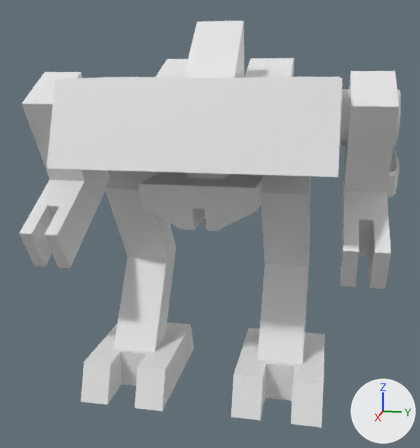
An edit to the Blender file Boss_Mech_Normal_A.blend, drawn before and after from the same camera.
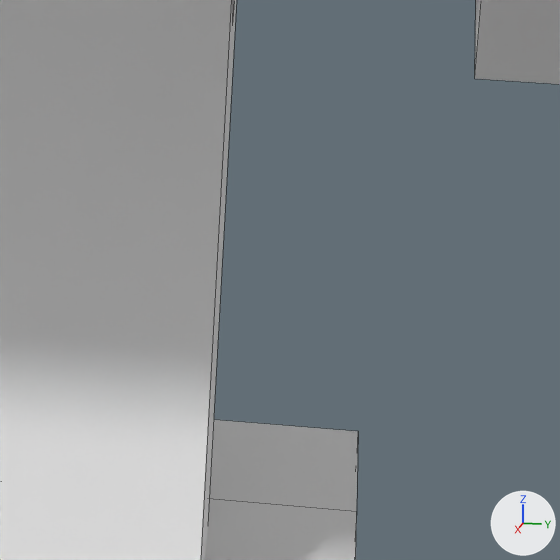
Old and new are each drawn whole from a 50 mm lens placed at (38.9, -11.6, 22.6), pointed at (-2.7, -19.9, 12.3) and again close up on the part from 66% to 84% of the width and 61% to 78% of the height. Arrows for +X, +Y and +Z are at lower right; the lights stay in place. The older version's two pictures come first. The close-ups show mesh edges as thin lines.

The older version as bpy lines, for what is in view:
```python
me_cube_002 = bpy.data.meshes.new('Cube.002')
me_cube_002.from_pydata(...)  # 152 vertices, 152 faces; spans x -1.72..3.74, y -1.0..1.74, z -1.0..1.0
me_cube_003 = bpy.data.meshes.new('Cube.003')
me_cube_003.from_pydata(...)  # 56 vertices, 50 faces; spans x -1.29..1.24, y -1.0..1.0, z -1.0..11.16
ob_left_arm = bpy.data.objects.new('left_arm', me_cube_002)
ob_left_arm.location = (-2.51, -8.9, 17.9)
ob_left_arm.rotation_euler = (0.0, 0.526, 0.0)  # degrees (0, 30, 0)
ob_left_arm.scale = (2.11, 1.41, 4.99)
ob_left_leg = bpy.data.objects.new('left_leg', me_cube_003)
ob_left_leg.location = (-1.56, -14.14, 1.51)
ob_left_leg.scale = (4.02, 3.07, 1.37)
```
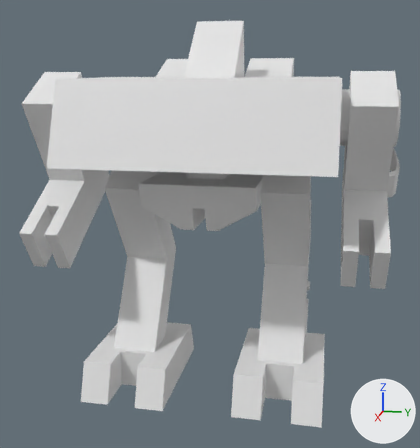
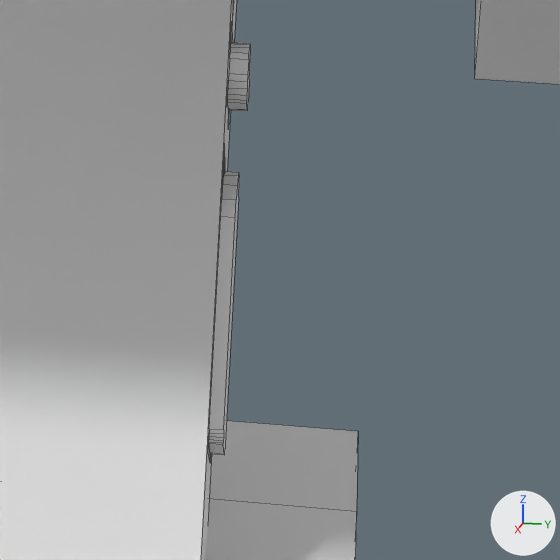
Commit message: detailed left leg

Where the change shows, as pixel boxes [x1, y1, x2, y2] in the close-ups (560 x 560 px):
part 1 of me_cube_003, added
    after: [227, 25, 250, 125]
part 2 of me_cube_003, added
    after: [208, 146, 239, 459]

The change, as a diff of the scene's bpy script:
```diff
--- a/Boss_Mech_Normal_A.blend.py
+++ b/Boss_Mech_Normal_A.blend.py
@@ me_cube_003 @@
 # used by ob_left_leg; location = (-1.56, -14.14, 1.51); scale = (4.02, 3.07, 1.37)
-me_cube_003.from_pydata(...)  # 56 vertices, 50 faces; spans x -1.29..1.24, y -1.0..1.0, z -1.0..11.16
+me_cube_003.from_pydata(...)  # 198 vertices, 173 faces; spans x -1.29..1.24, y -1.0..1.0, z -1.0..11.16
+# me_cube_003 part 1: a new loose piece of 52 vertices spanning x -0.88..-0.43, y 0.51..0.57, z 3.75..4.82
+# me_cube_003 part 2: a new loose piece of 52 vertices spanning x -0.71..0.02, y 0.51..0.55, z 1.57..4.04
+# other edits to the shape of me_cube_003 do not show in these pictures
```
